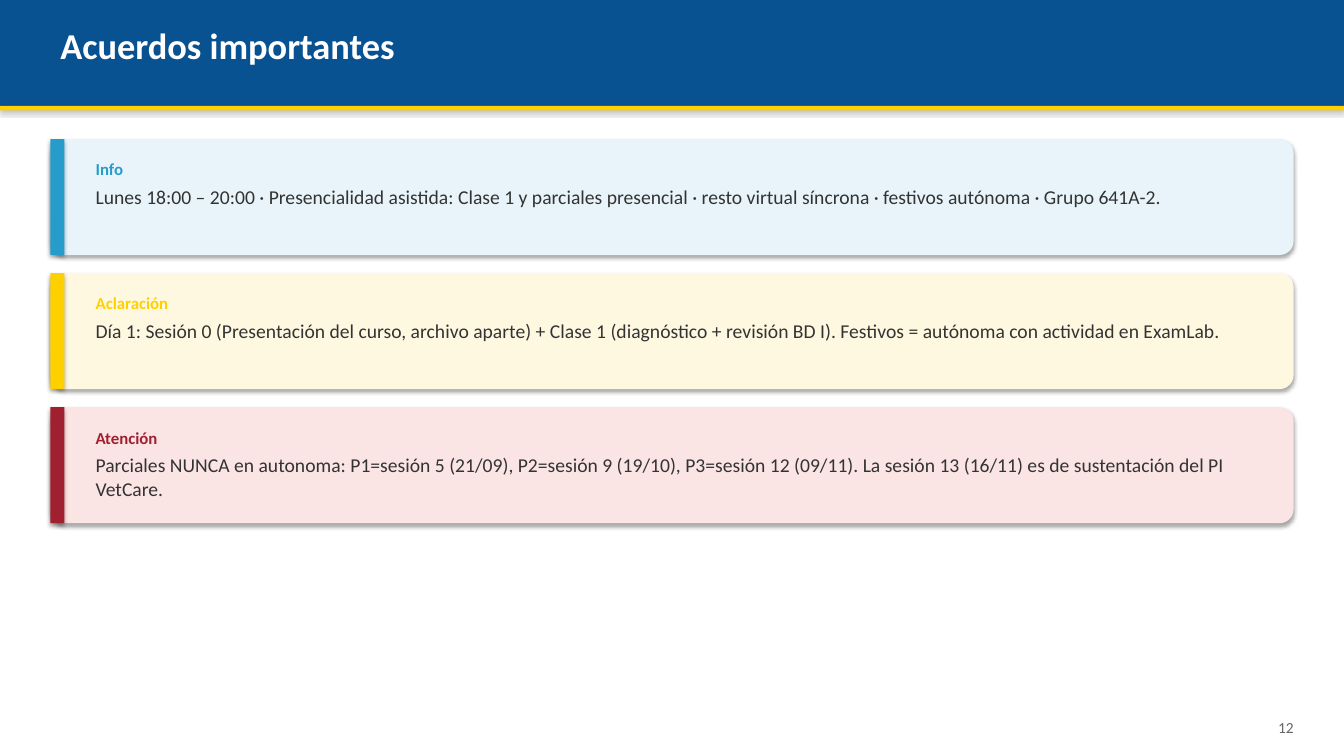
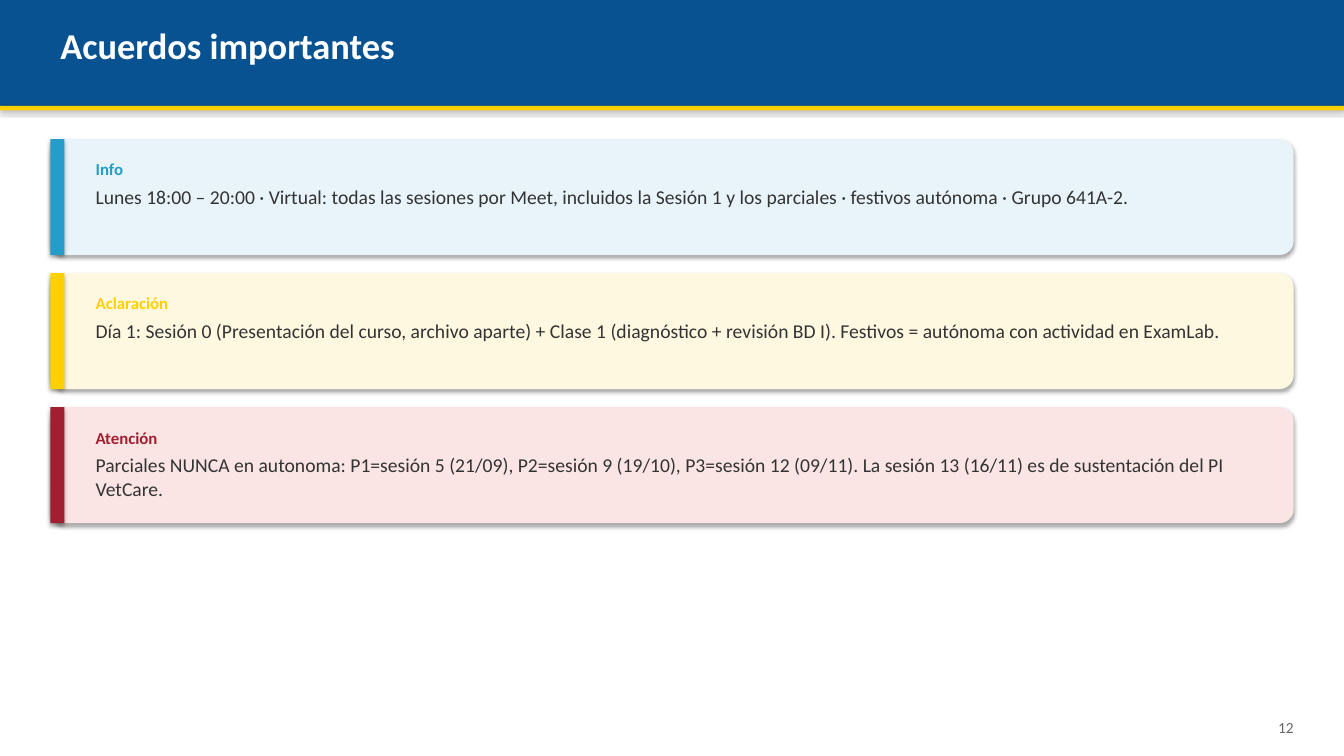
Before and after one commit to AndresDFX/UNIAJ, a slide deck: slide 12 of Bases de Datos II/Clases/Presentacion del Curso - Bases de Datos II.pptx. Drawn at 1344x756 pixels with LibreOffice and Linux fonts; fonts in the diff are those of the drawing. Boxes give left, top, right and bottom in pixels: in the first picture for what was removed or moved away, otherwise in the second. Text is boxed around its words. In the diff, an @@ line names an element or a change of style, - is before the commit and + after.

```diff
--- a/Bases de Datos II/Clases/Presentacion del Curso - Bases de Datos II.pptx
+++ b/Bases de Datos II/Clases/Presentacion del Curso - Bases de Datos II.pptx
@@ text at (x1=96, y1=190, x2=1128, y2=207): text changed @@
-Lunes 18:00 – 20:00 · Presencialidad asistida: Clase 1 y parciales presencial · resto virtual síncrona · festivos autónoma · Grupo 641A-2.
+Lunes 18:00 – 20:00 · Virtual: todas las sesiones por Meet, incluidos la Sesión 1 y los parciales · festivos autónoma · Grupo 641A-2.
```
Also in this commit, not shown: 2 other slides changed, 59 other files.
